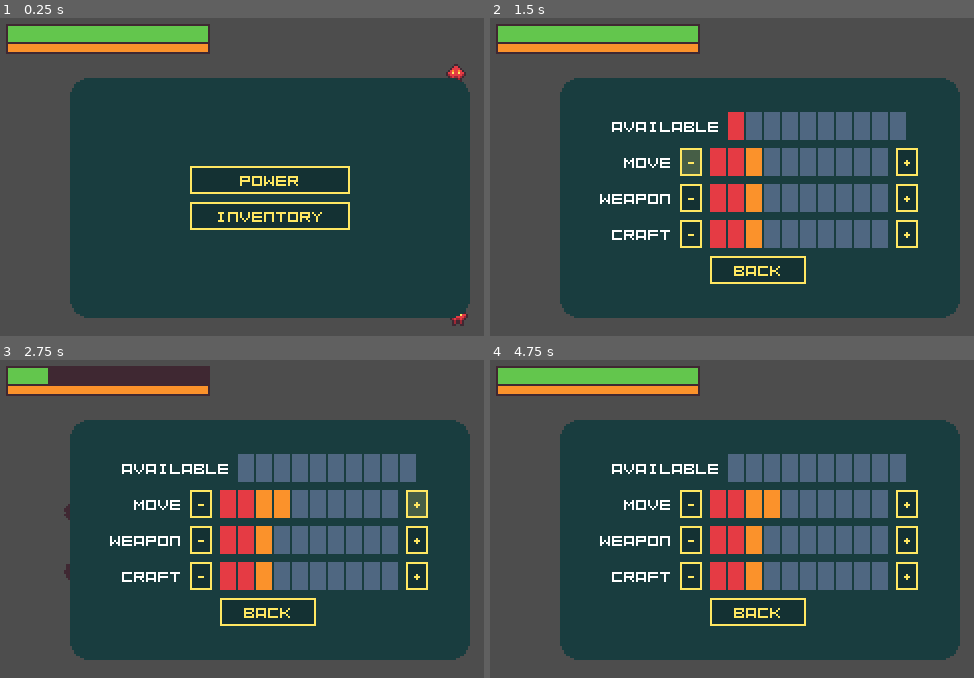
Above: before the commit, frames 1-4 (two rows, left to right).
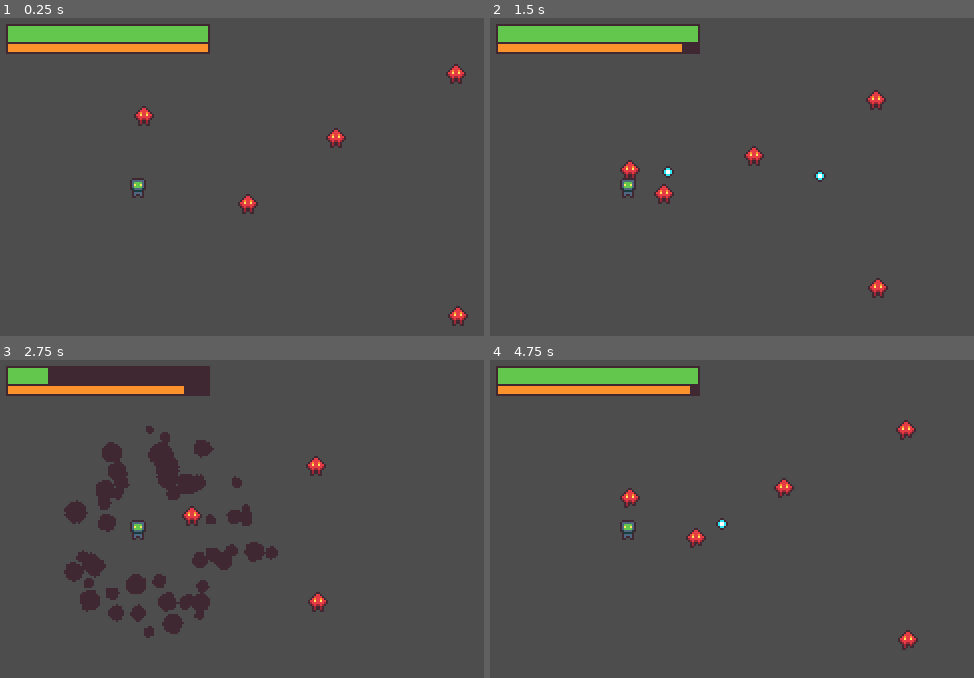
Above: after the commit, the same moments.

Repository: OriginTwo/shooter-robot
Game: Godot game, scene res://sources/game/game.tscn
Same seed, same stepped clock (60 frames per second), same inputs: the game is played once before the commit and once after it.
Inputs (mouse positions are in pixels of both pictures, inside the frame that each line leads up to):
- Up to frame 1 (0.25 s): no input
- Up to frame 2 (1.5 s): click (761, 180) at 0.5 s, where only the run before the commit has a clickable "POWER"; click (693, 161) at 1.25 s, where only the run before the commit has a clickable "-"
- Up to frame 3 (2.75 s): click (416, 503) at 2 s, where only the run before the commit has a clickable "+"
- Up to frame 4 (4.75 s): click (756, 611) at 2.75 s, where only the run before the commit has a clickable "Back"; click (761, 557) at 3.5 s, where only the run before the commit has a clickable "INVENTORY"; click (761, 522) at 4.25 s, where only the run before the commit has a clickable "POWER"

The runs differ from the first frame. In frame 1, 62% of the frame differs, in the area x 14-98%, y 18-95%; in frame 2, 62%; in frame 3, 62%; in frame 4, 62%, in the area x 14-98%, y 8-95%.

Commit message:
redesign

Diff:
--- a/sources/player/player_ui.tscn
+++ b/sources/player/player_ui.tscn
@@ -1,9 +1,7 @@
-[gd_scene load_steps=5 format=3 uid="uid://bdaeqkxl05bmp"]
+[gd_scene load_steps=3 format=3 uid="uid://bdaeqkxl05bmp"]
 
 [ext_resource type="Script" path="res://sources/player/scripts/player_ui.gd" id="1_5hx48"]
 [ext_resource type="Theme" uid="uid://nltfc8w4hrlb" path="res://resources/ui_theme.tres" id="2_qc23t"]
-[ext_resource type="PackedScene" uid="uid://c1oenxa7mnjlo" path="res://sources/player/terminal_menu_ui.tscn" id="3_prewq"]
-[ext_resource type="PackedScene" uid="uid://0igdywtrl86w" path="res://sources/player/terminal_power_ui.tscn" id="4_tonkj"]
 
 [node name="PlayerUI" type="CanvasLayer"]
 script = ExtResource("1_5hx48")
@@ -36,31 +34,3 @@
 theme_type_variation = &"EnergyProgressBar"
 value = 40.0
 show_percentage = false
-
-[node name="CenterContainer" type="CenterContainer" parent="."]
-anchors_preset = 15
-anchor_right = 1.0
-anchor_bottom = 1.0
-grow_horizontal = 2
-grow_vertical = 2
-mouse_filter = 2
-
-[node name="PanelContainer" type="PanelContainer" parent="CenterContainer"]
-custom_minimum_size = Vector2(200, 120)
-layout_mode = 2
-theme = ExtResource("2_qc23t")
-theme_type_variation = &"TerminalPanel"
-
-[node name="MarginContainer" type="MarginContainer" parent="CenterContainer/PanelContainer"]
-layout_mode = 2
-theme_override_constants/margin_left = 4
-theme_override_constants/margin_top = 4
-theme_override_constants/margin_right = 4
-theme_override_constants/margin_bottom = 4
-
-[node name="TerminalMenuUI" parent="CenterContainer/PanelContainer/MarginContainer" instance=ExtResource("3_prewq")]
-layout_mode = 2
-
-[node name="TerminalPowerUI" parent="CenterContainer/PanelContainer/MarginContainer" instance=ExtResource("4_tonkj")]
-visible = false
-layout_mode = 2
--- a/sources/player/power_display_ui.tscn
+++ /dev/null
@@ -1,50 +0,0 @@
-[gd_scene load_steps=2 format=3 uid="uid://bvfmfxmyre4v8"]
-
-[ext_resource type="Script" path="res://sources/player/scripts/power_display_ui.gd" id="1_c6gc5"]
-
-[node name="PowerDisplayUI" type="HBoxContainer"]
-custom_minimum_size = Vector2(89, 14)
-offset_right = 40.0
-offset_bottom = 40.0
-theme_override_constants/separation = 1
-script = ExtResource("1_c6gc5")
-
-[node name="ColorRect" type="ColorRect" parent="."]
-custom_minimum_size = Vector2(8, 14)
-layout_mode = 2
-
-[node name="ColorRect2" type="ColorRect" parent="."]
-custom_minimum_size = Vector2(8, 14)
-layout_mode = 2
-
-[node name="ColorRect3" type="ColorRect" parent="."]
-custom_minimum_size = Vector2(8, 14)
-layout_mode = 2
-
-[node name="ColorRect4" type="ColorRect" parent="."]
-custom_minimum_size = Vector2(8, 14)
-layout_mode = 2
-
-[node name="ColorRect5" type="ColorRect" parent="."]
-custom_minimum_size = Vector2(8, 14)
-layout_mode = 2
-
-[node name="ColorRect6" type="ColorRect" parent="."]
-custom_minimum_size = Vector2(8, 14)
-layout_mode = 2
-
-[node name="ColorRect7" type="ColorRect" parent="."]
-custom_minimum_size = Vector2(8, 14)
-layout_mode = 2
-
-[node name="ColorRect8" type="ColorRect" parent="."]
-custom_minimum_size = Vector2(8, 14)
-layout_mode = 2
-
-[node name="ColorRect9" type="ColorRect" parent="."]
-custom_minimum_size = Vector2(8, 14)
-layout_mode = 2
-
-[node name="ColorRect10" type="ColorRect" parent="."]
-custom_minimum_size = Vector2(8, 14)
-layout_mode = 2
--- a/sources/player/power_manage_ui.tscn
+++ /dev/null
@@ -1,35 +0,0 @@
-[gd_scene load_steps=4 format=3 uid="uid://dd15pwo242o5m"]
-
-[ext_resource type="PackedScene" uid="uid://bvfmfxmyre4v8" path="res://sources/player/power_display_ui.tscn" id="1_3j6xm"]
-[ext_resource type="Theme" uid="uid://nltfc8w4hrlb" path="res://resources/ui_theme.tres" id="1_8okvj"]
-[ext_resource type="Script" path="res://sources/player/scripts/power_manage_ui.gd" id="2_hawno"]
-
-[node name="PowerManageUI" type="HBoxContainer"]
-theme = ExtResource("1_8okvj")
-script = ExtResource("2_hawno")
-
-[node name="TitleLabel" type="Label" parent="."]
-custom_minimum_size = Vector2(36, 0)
-layout_mode = 2
-text = "SYSTEM"
-horizontal_alignment = 2
-vertical_alignment = 1
-
-[node name="DecreaseButton" type="Button" parent="."]
-custom_minimum_size = Vector2(11, 0)
-layout_mode = 2
-focus_mode = 0
-theme_type_variation = &"TerminalButton"
-text = "-"
-alignment = 2
-
-[node name="PowerDisplayUI" parent="." instance=ExtResource("1_3j6xm")]
-layout_mode = 2
-
-[node name="IncreaseButton" type="Button" parent="."]
-custom_minimum_size = Vector2(11, 0)
-layout_mode = 2
-focus_mode = 0
-theme_type_variation = &"TerminalButton"
-text = "+"
-alignment = 2
--- a/sources/player/scripts/player.gd
+++ b/sources/player/scripts/player.gd
@@ -25,35 +25,8 @@
 			energy_recharge_cooldown_timer = ENERGY_RECHARGE_COOLDOWN_TIME
 
 # time to wait after energy usage to begin recharge
-const ENERGY_RECHARGE_COOLDOWN_TIME: float = 1.0
+const ENERGY_RECHARGE_COOLDOWN_TIME: float = 1.5
 var energy_recharge_cooldown_timer: float
-
-
-signal power_changed
-
-var power: Dictionary = {
-	"_available": 0,
-	"move": 4,
-	"weapon": 3,
-	"craft": 3,
-}
-
-func increment_power(system_name: String) -> void:
-	if power["_available"] > 0:
-		power["_available"] -= 1
-		power[system_name] += 1
-		power_changed.emit()
-		update_system_power(system_name)
-
-func decrement_power(system_name: String) -> void:
-	if power[system_name] > 0:
-		power[system_name] -= 1
-		power["_available"] += 1
-		power_changed.emit()
-		update_system_power(system_name)
-
-func update_system_power(system_name: String) -> void:
-	pass
 
 
 func _ready() -> void:
--- a/sources/player/scripts/power_display_ui.gd
+++ /dev/null
@@ -1,29 +0,0 @@
-extends HBoxContainer
-
-const COLORS: Array[Color] = [
-	Color8(229,  59, 68),
-	Color8(251, 146, 43),
-	Color8(255, 231, 98),
-	Color8( 99, 198, 77),
-]
-const DISABLED_COLOR: Color = Color8(79, 103, 129)
-
-@onready var elems: Array[ColorRect] = [
-	$ColorRect,  $ColorRect2,
-	$ColorRect3, $ColorRect4,
-	$ColorRect5, $ColorRect6,
-	$ColorRect7, $ColorRect8,
-	$ColorRect9, $ColorRect10,
-]
-
-func _ready() -> void:
-	for i in len(elems):
-		elems[i].color = DISABLED_COLOR
-
-func change(new_amount: int) -> void:
-	for i in len(elems):
-		elems[i].color = get_color(i) if i < new_amount else DISABLED_COLOR
-
-func get_color(index: int) -> Color:
-	var color_index := int(float(index + 1) / 10 * 4)
-	return COLORS[clamp(color_index, 0, len(COLORS) - 1)]
--- a/sources/player/scripts/power_manage_ui.gd
+++ /dev/null
@@ -1,23 +0,0 @@
-extends HBoxContainer
-
-@export var system_name: String
-
-@onready var title_label: Label = $TitleLabel
-@onready var decrease_button: Button = $DecreaseButton
-@onready var increase_button: Button = $IncreaseButton
-@onready var power_display_ui: HBoxContainer = $PowerDisplayUI
-
-@onready var player: Player = get_tree().get_first_node_in_group("player")
-
-func _ready() -> void:
-	title_label.text = system_name
-	increase_button.pressed.connect(on_power_changed.bind(true))
-	decrease_button.pressed.connect(on_power_changed.bind(false))
-	power_display_ui.change(player.power[system_name])
-
-func on_power_changed(increment: bool) -> void:
-	if increment:
-		player.increment_power(system_name)
-	else:
-		player.decrement_power(system_name)
-	power_display_ui.change(player.power[system_name])
--- a/sources/player/scripts/terminal_power_ui.gd
+++ /dev/null
@@ -1,13 +0,0 @@
-extends VBoxContainer
-
-@onready var available_power_display_ui: HBoxContainer = %AvailablePowerDisplayUI
-
-@onready var player: Player = get_tree().get_first_node_in_group("player")
-
-func _ready() -> void:
-	available_power_display_ui.change(player.power["_available"])
-	player.power_changed.connect(on_player_power_changed)
-
-func on_player_power_changed() -> void:
-	print("available change")
-	available_power_display_ui.change(player.power["_available"])
--- a/sources/player/scripts/terminal_ui_redirect_button.gd
+++ /dev/null
@@ -1,11 +0,0 @@
-extends Button
-
-@export_file("*.tscn") var scene_path: String
-
-func _ready() -> void:
-	pressed.connect(on_button_pressed)
-
-func on_button_pressed() -> void:
-	var instance: Node = load(scene_path).instantiate()
-	get_parent().add_sibling(instance)
-	get_parent().queue_free()
--- a/sources/player/terminal_menu_ui.tscn
+++ /dev/null
@@ -1,25 +0,0 @@
-[gd_scene load_steps=3 format=3 uid="uid://c1oenxa7mnjlo"]
-
-[ext_resource type="Theme" uid="uid://nltfc8w4hrlb" path="res://resources/ui_theme.tres" id="1_ce2kl"]
-[ext_resource type="Script" path="res://sources/player/scripts/terminal_ui_redirect_button.gd" id="2_bb7u7"]
-
-[node name="TerminalMenuUI" type="VBoxContainer"]
-size_flags_horizontal = 4
-theme = ExtResource("1_ce2kl")
-alignment = 1
-
-[node name="PowerButton" type="Button" parent="."]
-custom_minimum_size = Vector2(80, 0)
-layout_mode = 2
-focus_mode = 0
-theme_type_variation = &"TerminalButton"
-text = "POWER"
-script = ExtResource("2_bb7u7")
-scene_path = "res://sources/player/terminal_power_ui.tscn"
-
-[node name="InventoryButton" type="Button" parent="."]
-custom_minimum_size = Vector2(80, 0)
-layout_mode = 2
-focus_mode = 0
-theme_type_variation = &"TerminalButton"
-text = "INVENTORY"
--- a/sources/player/terminal_power_ui.tscn
+++ /dev/null
@@ -1,50 +0,0 @@
-[gd_scene load_steps=6 format=3 uid="uid://0igdywtrl86w"]
-
-[ext_resource type="Theme" uid="uid://nltfc8w4hrlb" path="res://resources/ui_theme.tres" id="1_afb54"]
-[ext_resource type="PackedScene" uid="uid://bvfmfxmyre4v8" path="res://sources/player/power_display_ui.tscn" id="1_kgqlc"]
-[ext_resource type="Script" path="res://sources/player/scripts/terminal_power_ui.gd" id="2_53gs3"]
-[ext_resource type="PackedScene" uid="uid://dd15pwo242o5m" path="res://sources/player/power_manage_ui.tscn" id="2_em7mp"]
-[ext_resource type="Script" path="res://sources/player/scripts/terminal_ui_redirect_button.gd" id="4_grpy0"]
-
-[node name="TerminalPowerUI" type="VBoxContainer"]
-size_flags_horizontal = 4
-theme = ExtResource("1_afb54")
-alignment = 1
-script = ExtResource("2_53gs3")
-
-[node name="HBoxContainer" type="HBoxContainer" parent="."]
-layout_mode = 2
-alignment = 1
-
-[node name="Label" type="Label" parent="HBoxContainer"]
-layout_mode = 2
-text = "Available"
-horizontal_alignment = 1
-vertical_alignment = 1
-
-[node name="AvailablePowerDisplayUI" parent="HBoxContainer" instance=ExtResource("1_kgqlc")]
-unique_name_in_owner = true
-layout_mode = 2
-alignment = 1
-
-[node name="PowerManageUI" parent="." instance=ExtResource("2_em7mp")]
-layout_mode = 2
-system_name = "move"
-
-[node name="PowerManageUI2" parent="." instance=ExtResource("2_em7mp")]
-layout_mode = 2
-system_name = "weapon"
-
-[node name="PowerManageUI3" parent="." instance=ExtResource("2_em7mp")]
-layout_mode = 2
-system_name = "craft"
-
-[node name="BackButton" type="Button" parent="."]
-custom_minimum_size = Vector2(48, 0)
-layout_mode = 2
-size_flags_horizontal = 4
-focus_mode = 0
-theme_type_variation = &"TerminalButton"
-text = "Back"
-script = ExtResource("4_grpy0")
-scene_path = "res://sources/player/terminal_menu_ui.tscn"
Not shown, changed: notes.txt
